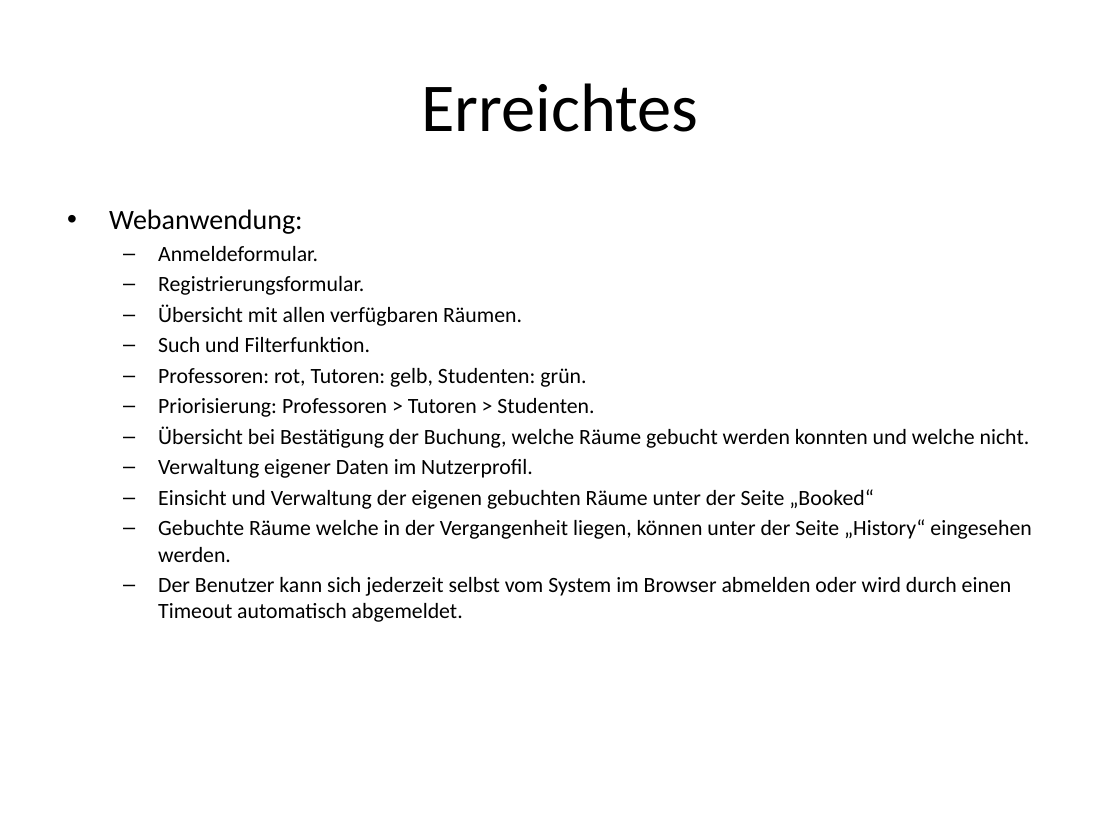
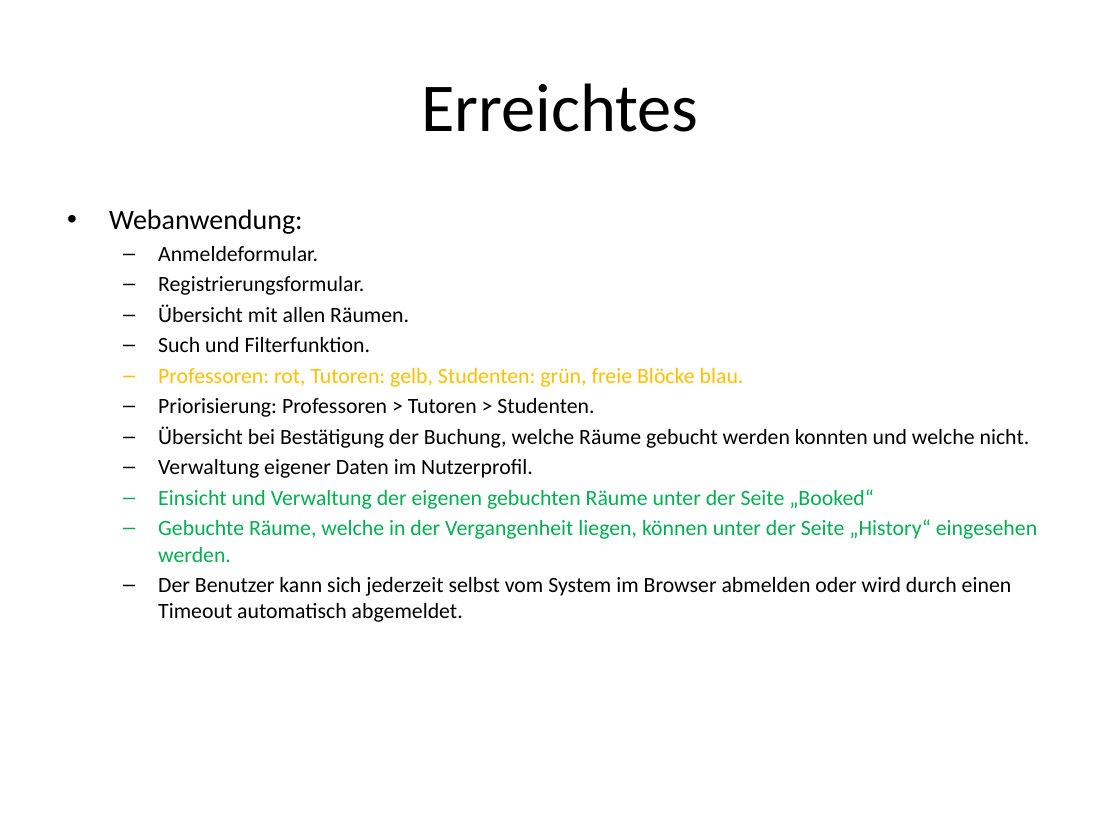
Before and after one commit to Knaeggel/Seminarraeume, a slide deck: slide 5 of doc/Verwaltung_Von_Seminarräumen/PP_Verwaltung_von_Seminarräumen.pptx (slide 3 before the commit). Drawn at 1120x840 pixels with LibreOffice and Linux fonts; fonts in the diff are those of the drawing. Boxes give left, top, right and bottom in pixels: in the first picture for what was removed or moved away, otherwise in the second. Text is boxed around its words. In the diff, an @@ line names an element or a change of style, - is before the commit and + after.

Commit message:
pp done

```diff
--- a/doc/Verwaltung_Von_Seminarräumen/PP_Verwaltung_von_Seminarräumen.pptx
+++ b/doc/Verwaltung_Von_Seminarräumen/PP_Verwaltung_von_Seminarräumen.pptx
@@ text at (158, 304, 409, 322): text changed @@
-  – Übersicht mit allen verfügbaren Räumen.
+  – Übersicht mit allen Räumen.
@@ text at (158, 368, 744, 387): text changed; text colour #000000 to #FFC000 @@
-  – Professoren: rot, Tutoren: gelb, Studenten: grün.
+  – Professoren: rot, Tutoren: gelb, Studenten: grün, freie Blöcke blau.
@@ text at (158, 489, 874, 509): text colour #000000 to #00B050 in "Einsicht und Verwaltung der eigenen gebuchten Räume ..." @@
@@ text at (158, 519, 1037, 562): text changed; text colour #000000 to #00B050 @@
-  – Gebuchte Räume welche in der Vergangenheit liegen, können unter der Seite „History“ eingesehen werden.
+  – Gebuchte Räume, welche in der Vergangenheit liegen, können unter der Seite „History“ eingesehen werden.
```
Also in this commit, not shown: 5 slides added.
